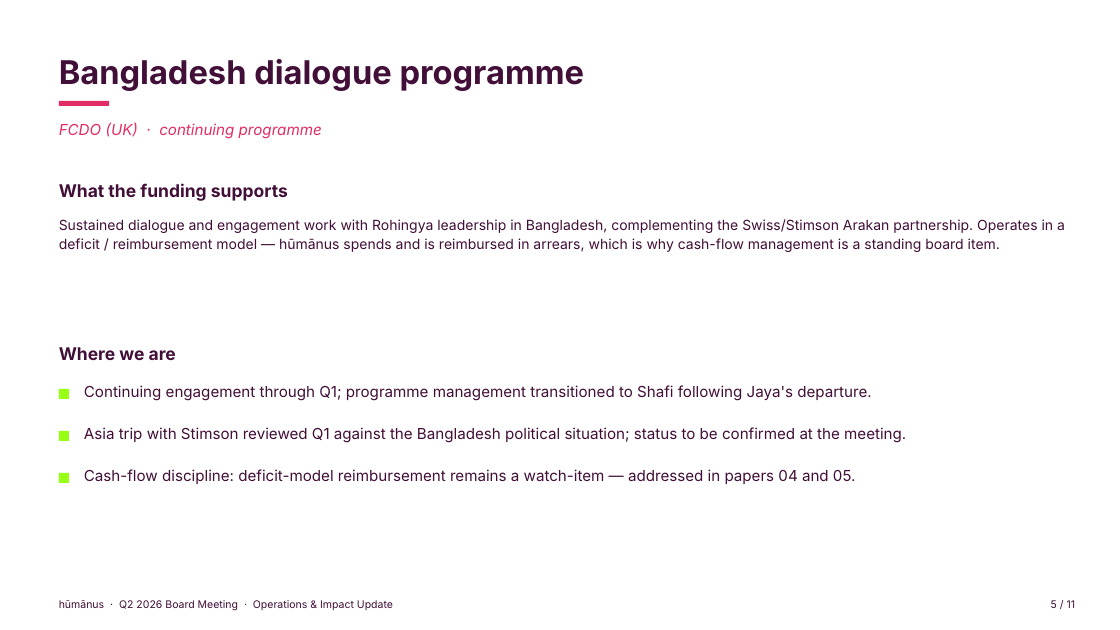
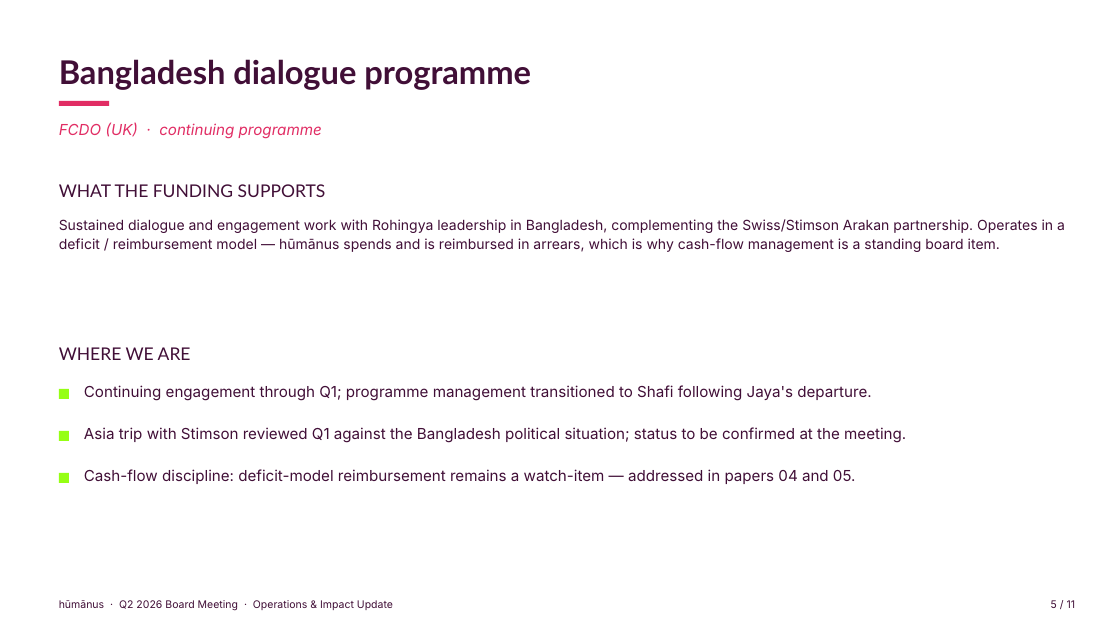
Before and after one commit to evafrances04/humanusGovernance, a slide deck: slide 5 of 2026/Q2/08-ED-Operations-Impact-Y2D.pptx. Drawn at 1120x630 pixels with LibreOffice and Linux fonts; fonts in the diff are those of the drawing. Boxes give left, top, right and bottom in pixels: in the first picture for what was removed or moved away, otherwise in the second. Text is boxed around its words. In the diff, an @@ line names an element or a change of style, - is before the commit and + after.

Commit message:
Brand polish pass on Q2 2026 ED Operations and Impact deck
- Replace cover and close text wordmarks with humanus Bold logo image
  (locks the brand mark regardless of installed fonts).
- Apply Fagun for headings (Bold for H2 slide titles, Medium tracked
  small-caps for section sub-heads, Black for cover/close hero).
- Keep Inter for body and tables - still the safe rendering choice
  for board members who do not have Fagun installed.
- Restyle cover meta line to Bold lime (Touch reserved for sparing
  emphasis per guidelines).
- Add PDF export so typography locks for board distribution.

```diff
--- a/2026/Q2/08-ED-Operations-Impact-Y2D.pptx
+++ b/2026/Q2/08-ED-Operations-Impact-Y2D.pptx
@@ text "Bangladesh dialogue programme" at (59, 59, 531, 90): font Inter to Lato @@
@@ text at (59, 184, 326, 197): text changed; font Inter to Lato; bold off @@
-What the funding supports
+WHAT THE FUNDING SUPPORTS
@@ text at (59, 347, 191, 360): text changed; font Inter to Lato; bold off @@
-Where we are
+WHERE WE ARE
```
Also in this commit, not shown: 10 other slides changed, 2 other files.
